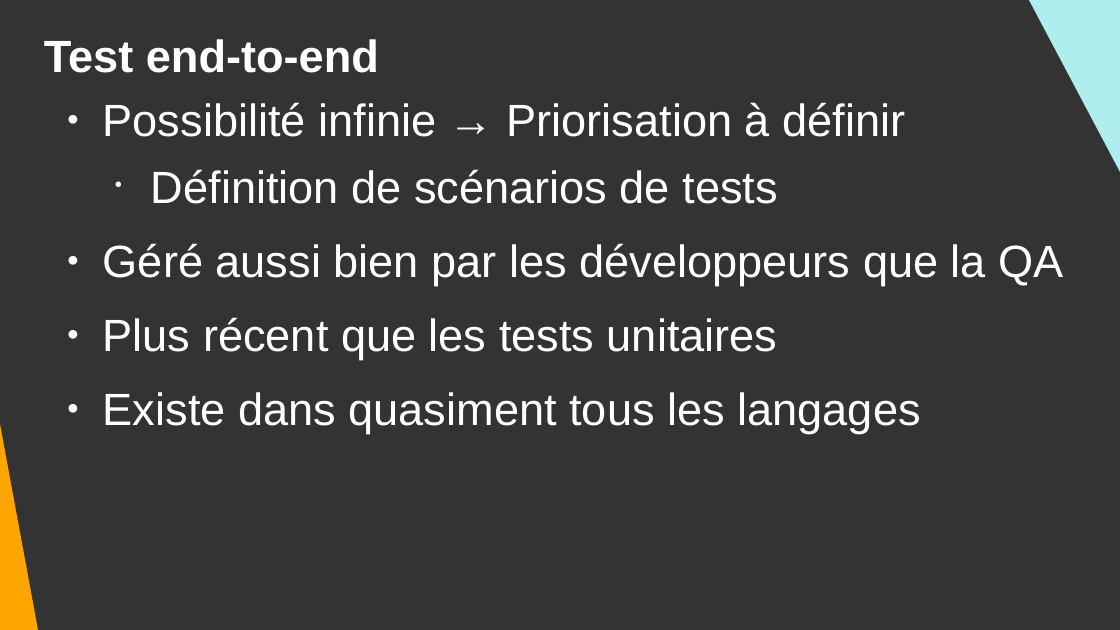
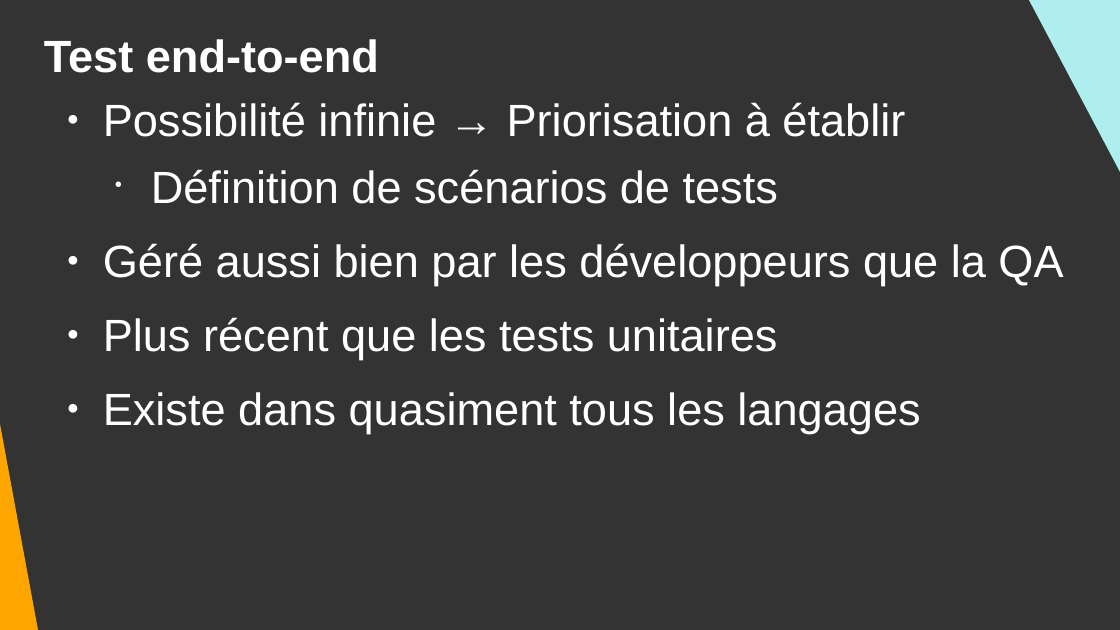
Before and after one commit to DanYellow/cours, a slide deck: slide 7 of developpement-front-s5/travaux-pratiques/numero-2/presentation.odp. Drawn at 1120x630 pixels with LibreOffice and Linux fonts; fonts in the diff are those of the drawing. Boxes give left, top, right and bottom in pixels: in the first picture for what was removed or moved away, otherwise in the second. Text is boxed around its words. In the diff, an @@ line names an element or a change of style, - is before the commit and + after.

```diff
--- a/developpement-front-s5/travaux-pratiques/numero-2/presentation.odp
+++ b/developpement-front-s5/travaux-pratiques/numero-2/presentation.odp
@@ text at [103,102,905,137]: text changed @@
-● Possibilité infinie → Priorisation à définir
+● Possibilité infinie → Priorisation à établir
```
Also in this commit, not shown: 6 other slides changed, 7 slides added, 41 slides removed, 7 other files.
